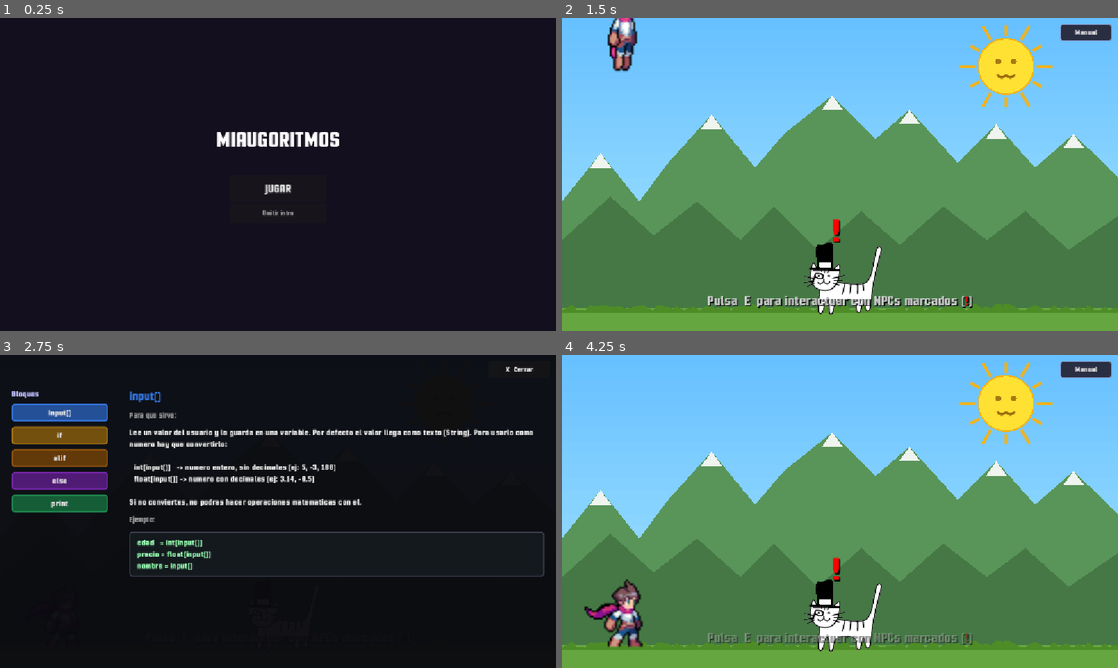
Above: before the commit, frames 1-4 (two rows, left to right).
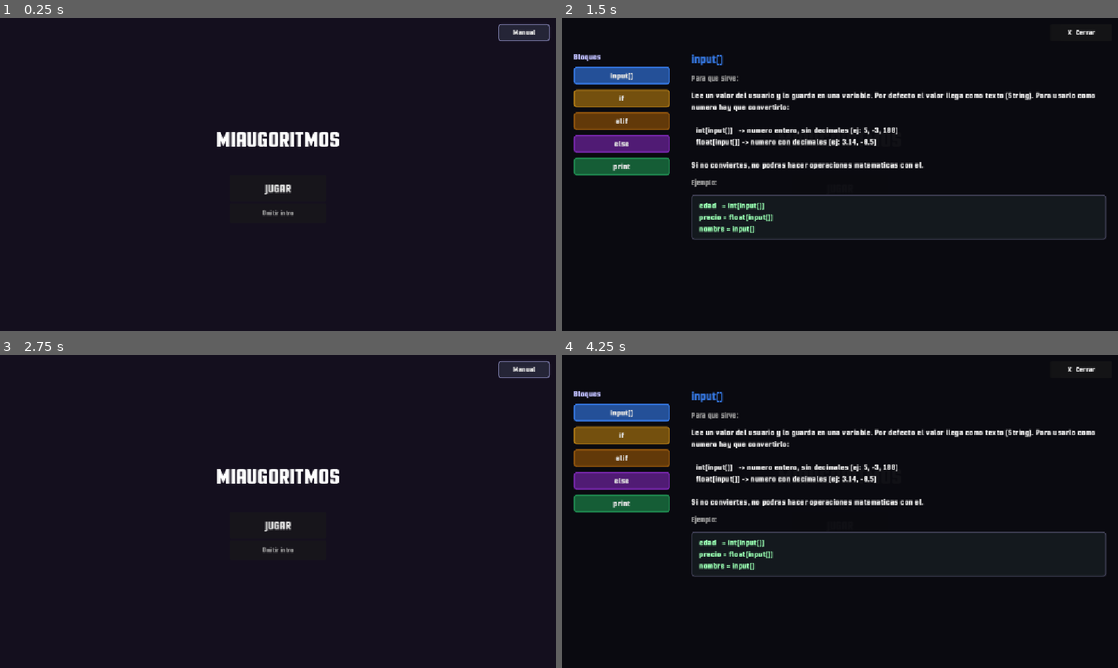
Above: after the commit, the same moments.

Repository: Intiti/ProyectoJuego-SEI
Game: Godot game, scene res://scenes/MainMenu.tscn
The game is run twice, just before and just after one commit, with the same random seed, the same clock (stepped at 60 frames per second) and the same inputs.
Inputs (mouse positions are in pixels of both pictures, inside the frame that each line leads up to):
- Up to frame 1 (0.25 s): no input
- Up to frame 2 (1.5 s): click (1084, 33) at 0.5 s, where only the run after the commit has a clickable "Manual"; click "Omitir intro" at 1.25 s
- Up to frame 3 (2.75 s): click "Manual" at 2 s
- Up to frame 4 (4.25 s): click "X Cerrar" (after the commit: "Manual") at 2.75 s; click (840, 524) at 3.5 s, where only the run after the commit has a clickable "JUGAR"

The runs differ from the first frame. In frame 1, 0.5% of the frame differs, in the area x 89-99%, y 2-8%; in frame 2, 99%; in frame 3, 10%; in frame 4, 99%, in the area x 0-100%, y 0-100%.

Commit message:
manual

Diff:
--- a/project.godot
+++ b/project.godot
@@ -18,6 +18,7 @@
 [autoload]
 
 GameData="*uid://bwor56u7fav5e"
+ManualUi="*uid://d0i7w0ptkwghb"
 
 [display]
 
--- a/scripts/main.gd
+++ b/scripts/main.gd
@@ -12,12 +12,7 @@
 	_applyGlobalTheme()
 	_showTutorialHint()
 	_buildExitTrigger()
-	_addManual()
 	call_deferred("_setup")
-
-func _addManual() -> void:
-	var manual = load("res://scripts/manualUI.gd").new()
-	add_child(manual)
 
 func _setup() -> void:
 	var dialogBox = get_tree().get_first_node_in_group("dialog_box")
--- a/scripts/manualUI.gd
+++ b/scripts/manualUI.gd
@@ -32,7 +32,7 @@
 		"name": "print",
 		"color": Color(0.12, 0.52, 0.30, 1.0),
 		"desc": "Muestra un valor en la consola. Puedes imprimir texto entre comillas, variables, o mezclarlos con el operador +. Para mezclar un numero con texto hay que convertirlo a String primero con str().",
-		"example": "print(\"Hola\")\nprint(nombre)\nprint(\"Tu edad es: \" + edad)"
+		"example": "print(\"Hola\")\nprint(nombre)\nprint(\"Tu edad es: \", edad)"
 	},
 ]
 
@@ -252,5 +252,9 @@
 	detail.get_node_or_null("ExBox/ExLabel").text = block["example"]
 
 func _onToggle() -> void:
+	# No abrir si hay un dialogo activo
+	var dialogBox = get_tree().get_first_node_in_group("dialog_box")
+	if dialogBox and dialogBox.isOpen and not _isOpen:
+		return
 	_isOpen = !_isOpen
 	_panel.visible = _isOpen
